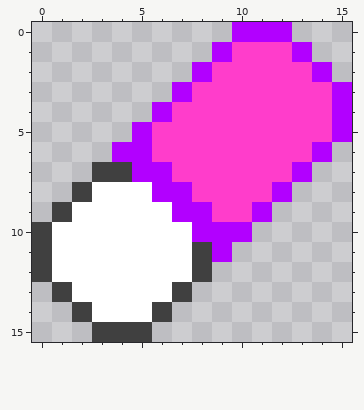
File history of a pixel-art sprite, SimpleVideoEditor/Resources/Eraser.png. Above, as it was before the edit.
The file is 16x16 pixels.
And afterwards:
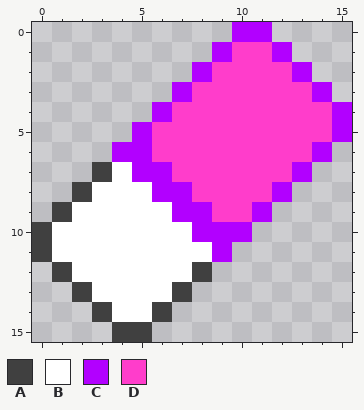
Palette (. is transparent): A #404040  B #ffffff  C #b200ff  D #ff3dcb
Author's note on the commit: -Change- Changed the eraser icon for clearing the crop rectangle to be sharper
Diff:
y 0: x 12 C -> .
y 1: x 12..13 DC -> C.
y 2: x 13..14 DC -> C.
y 3: x 14..15 DC -> C.
y 7: x 4 A -> B
y 11: x 8 A -> B
y 12: x 0..1 AB -> .A
y 13: x 1..2 AB -> .A
y 14: x 2..3 AB -> .A
y 15: x 3 A -> .
Boxes around the changes in both pictures, in picture pixels (x1, y1, x2, y2):
changed: (272, 22, 352, 102)
changed: (32, 162, 212, 342)
